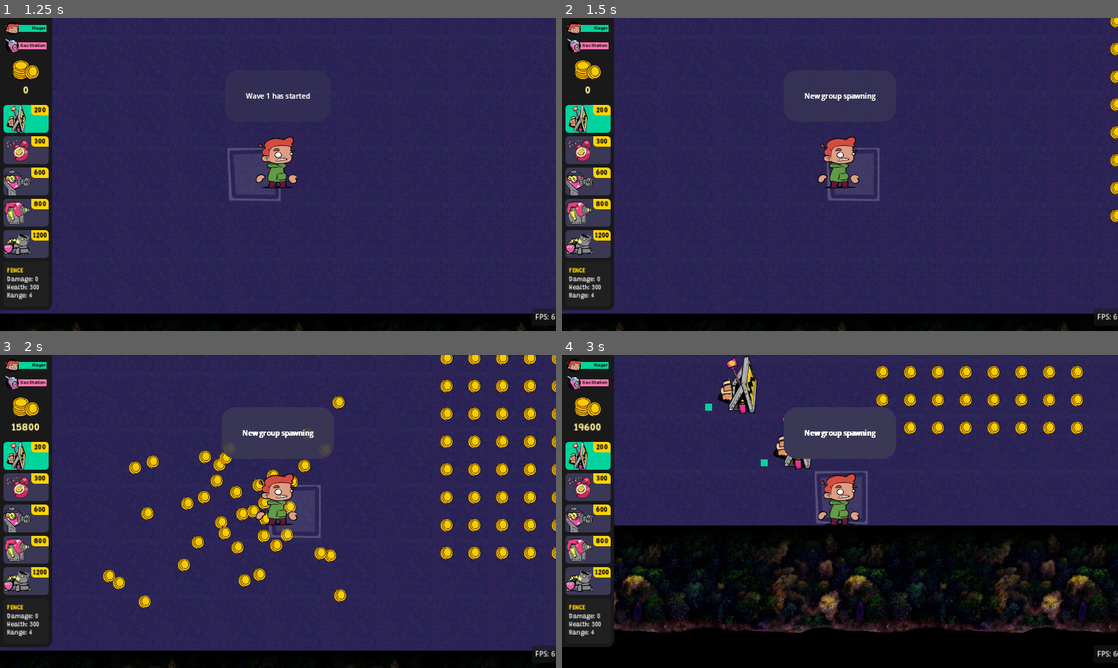
Above: before the commit, frames 1-4 (two rows, left to right).
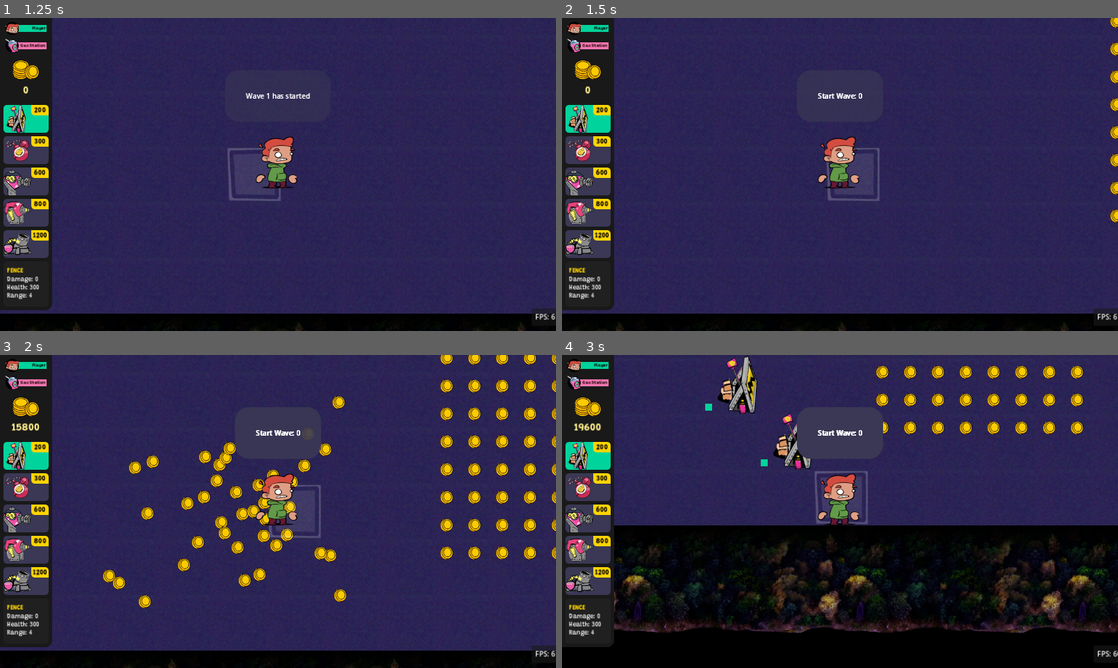
Above: after the commit, the same moments.

Repository: Slushie-Defense/Slushie
Game: Godot game, scene res://UserInterface/SplashScreen/SplashScreen.tscn
The game is run twice, just before and just after one commit, with the same random seed, the same clock (stepped at 60 frames per second) and the same inputs. Sound files missing from this copy of the repository are replaced by a short silence.
Inputs:
- Up to frame 1 (1.25 s): click "Start" at 0.5 s
- Up to frame 2 (1.5 s): tap Enter (StartButton) at 1.25 s; hold Right (RightButton) from 1.28 s (still down); hold Shift (ActionButton) from 1.28 s (still down)
- Up to frame 3 (2 s): keep holding Right (RightButton); keep holding Shift (ActionButton); tap Enter (StartButton) at 1.55 s
- Up to frame 4 (3 s): release Right (RightButton) at 2.03 s; release Shift (ActionButton) at 2.03 s; hold Down (DownButton) 2.03-2.78 s; tap Enter (StartButton) at 2.1 s; tap Shift (ActionButton) at 2.3 s; hold Right (RightButton) from 2.78 s (still down); hold Shift (ActionButton) from 2.78 s (still down)

Frame 1 is identical in both runs. In frame 2, 0.2% of the frame differs, in the area x 43-57%, y 23-27%; in frame 3, 0.3%; in frame 4, 0.5%, in the area x 39-60%, y 16-34%.

Commit message:
Working on the wave manager

Diff:
--- a/Entities/Managers/WaveManager/EnemySpawnInfo.gd
+++ b/Entities/Managers/WaveManager/EnemySpawnInfo.gd
@@ -1,12 +1,21 @@
 class_name EnemySpawnInfo
 extends Resource
 
-@export var enemies: Array[PackedScene]
+# Spawn types
+enum spawn_type { SIMULTANEOUS_ALL, CONSECUTIVE_ALL, CONSECUTIVE_ONE }
+# SIMULATANEOUS_ALL - Spawn at all open portals simultaneously
+# CONSECUTIVE_ALL - Spawn at any open portal one at a time
+# CONSECUTIVE_ONE - Spawn at one open portal one at a time
 
-@export var portals: PackedStringArray = ["TopPortal", "MiddleTopPortal", "MiddlePortal", "MiddleBottomPortal", "BottomPortal"]
-# the number of enemies to spawn at once, in a group
-@export var number_to_spawn_at_once : int
-# the time between each enemy spawn
-@export var total_time: float
-# number of groups to spawn
-@export var number_to_spawn: int
+@export var basic : int = 0
+@export var grunt : int = 0
+@export var spitter : int = 0
+@export var tank : int = 0
+@export var floater : int = 0
+
+# Delay before the group spawns
+@export var group_delay_time : float = 0.5
+# Delay between spawns
+@export var spawn_delay_time : float = 0.5
+# Spawn one at a time
+@export var spawn_method = spawn_type.CONSECUTIVE_ALL
--- a/Entities/Managers/WaveManager/GameStateManager.gd
+++ /dev/null
@@ -1,64 +0,0 @@
-extends Node2D
-
-@export var current_wave_manager : WaveManager = null
-
-#@export var pauseable_node : Node2D = null
-
-enum GameState { PAUSED, PREP, WAVE, GAMEOVER }
-
-var current_state = null
-var previous_state = null
-
-func _ready():
-	transition_to_state(GameState.PREP)
-	#WaveManager is a node that is a child of this node
-	#current_wave_manager = get_node("WaveManager") as WaveManager
-
-func transition_to_state(state: GameState):
-	previous_state = current_state
-	current_state = state
-	match state:
-		GameState.PAUSED:
-			pause_game()
-		GameState.PREP:
-			prep_state()
-		GameState.WAVE:
-			start_wave()
-		GameState.GAMEOVER:
-			game_over_state()
-
-func pause_game():
-	get_tree().paused = true
-
-func unpause_game():
-	get_tree().paused = false
-	transition_to_state(previous_state)
-
-func prep_state():
-	# Code for initializing prep state goes here
-	pass
-
-func start_wave():
-	# Code for starting a wave goes here
-	current_wave_manager.spawn_next_wave()
-
-func game_over_state():
-	# Code for game over state goes here
-	pass
-
-func _process(delta):
-	match current_state:
-		GameState.PAUSED:
-			pass
-		GameState.PREP:
-			if Input.is_action_just_pressed("StartButton"):
-				transition_to_state(GameState.WAVE)
-		GameState.WAVE:
-			#Here you would have your logic to check for wave completion or player death to transition to PREP or GAMEOVER respectively
-			if current_wave_manager.check_wave_complete(): # Placeholder for your wave completion condition
-				transition_to_state(GameState.PREP)
-			#elif current_wave_manager.is_player_dead(): # Placeholder for your game over condition
-			#    transition_to_state(GameState.GAMEOVER)
-		GameState.GAMEOVER:
-			pass
-		# vibes
--- a/Entities/Managers/WaveManager/Portal.gd
+++ b/Entities/Managers/WaveManager/Portal.gd
@@ -1,12 +1,4 @@
-# • A wave can only spawn from a single spawn point
-# • Waves occur in serial for a given wave manager
-	# cm - yes, it for loops through all the waves, once one is done it moves to the next.
-#     ◦ Contrary to expectation, I thought we'd be able to spawn a wave amongst various portals for some lane variety.
-		# cm to create portal class / object that can be used to spawn enemies
-#     ◦ Perhaps I"m just missing something, is there a way to at least have two EnemySpawnInfo groups spawning in parallel for one wave?
-# • We're tracking enemy count as they spawn. This is used to do a completion check once waves are complete
-#     ◦ My assumption was that we will have a rest time in between waves. If we make it so the rest cannot occur until all enemies are dead, we may not necessarily need to store enemy array data, which would rely on some other signal/otherwise to remove them from said array (didn't check how this is working). But either way, it is likely more simplie + optimized to poll every x seconds for 0 instances of enemy.
-# • Wave complete check only happens after spawning is done.
-#     ◦ Minor nitpick, I would've expected us to not bother calling the check until after the fact, versus checking it within function. A bit of messy variable scope management/coupling.
 class_name Portal
 extends Node2D
+
+var open_state : bool = false
--- a/Entities/Managers/WaveManager/Wave.gd
+++ b/Entities/Managers/WaveManager/Wave.gd
@@ -1,6 +1,12 @@
 class_name Wave
 extends Resource
 
-@export var name: String
-@export var description: String
-@export var enemies: Array[EnemySpawnInfo] #Array of EnemySpawnInfo Resources
+@export_group("Active Portals")
+@export var top_portal : bool = false
+@export var middle_top_portal : bool = false
+@export var middle_portal : bool = false
+@export var middle_bottom_portal : bool = false
+@export var bottom_portal : bool = false
+
+@export_group("Enemy Groups")
+@export var enemy_group_list : Array[EnemySpawnInfo] #Array of EnemySpawnInfo Resources
--- a/Entities/Managers/WaveManager/WaveManager.gd
+++ b/Entities/Managers/WaveManager/WaveManager.gd
@@ -1,4 +1,3 @@
-class_name WaveManager
 extends Node2D
 
 # array of waves
@@ -6,18 +5,33 @@
 # each enemy has a type, position, and time to spawn
 @export var waves: Array[Wave]
 
-var spawning = false
+# Delay between each group
+@onready var enemy_group_timer : Timer = $EnemyGroupTimer
+# Delay between each enemy
+@onready var enemy_spawn_timer : Timer = $EnemySpawnTimer
+
+# Waves
+var current_wave
+var current_wave_index : int = 0
+var current_wave_total_group_count : int = 0
+
+# Groups
+var current_group
+var current_group_index : int = 0
+
+# Active portals
+var active_portals_list : Array = []
+
+# Start the Wave
+func _input(event):
+	if event.is_action_pressed("StartButton"):
+		_spawn_wave(current_wave_index)
 
 # since the spawned enemies will be childed to the object, we can use get_child_count to check the status of the enemies in the wave
 func check_wave_complete():
-	if (spawning):
-		return false
 	if (get_child_count() == 0):
 		Main.emit_signal("signal_wave_event", "Wave complete!")
-		current_wave_index+=1
-		return true
-	else:
-		return false
+		current_wave_index += 1
 
 # gets the enemy scene from the enemy type, instantiates it, and childs it to $WaveManager
 func _add_enemy(enemy_info : EnemySpawnInfo):
@@ -37,29 +51,21 @@
 
 	var enemy_position = Vector2.ZERO
 
-	# Find portals through strings
-	var portal_list : Array = []
-	for portal_name in enemy_info.portals:
-		for child in get_tree().current_scene.get_children():
-			if child.name == portal_name:
-				portal_list.push_back(child)
 
-
-	if (portal_list.size() == 0):
+	if (active_portals_list.size() == 0):
 		print("no portals to spawn at")
 		return
 	# if the portals array size is 1, spawn at that position
-	if (portal_list.size() == 1):
-		enemy_position = portal_list[0].position
+	if (active_portals_list.size() == 1):
+		enemy_position = active_portals_list[0].position
 	else:
 	# if the portals array size is greater than 1, spawn at a random position on the portals from the array
 		var random_index = randi() % enemy_info.portals.size()
-		enemy_position = portal_list[random_index].position
+		enemy_position = active_portals_list[random_index].position
 
 	# add variance to the position
 	enemy_position.x += randi() % 100 - 50
 
-	#print("spawning "+ enemy_info.type + "at " + str(enemy_instance.position))
 	add_child(enemy_instance)
 	enemy_instance.global_position = enemy_position
 
@@ -71,17 +77,53 @@
 
 
 # spawns a wave, which syncronously loops through the groups
-func spawn_wave(wave_number: int):
-	spawning = true
-	var current_wave = waves[wave_number]
-	Main.emit_signal("signal_wave_event", str(current_wave.name) + ": new wave spawning")
+func _spawn_wave(wave_number: int):
+	# Message that he wave is starting
+	Main.emit_signal("signal_wave_event", "Start Wave: " + str(wave_number))
+	# Exit if there are no waves
+	if not waves.size() > 0:
+		print("No Waves Added")
+		return
+	# Get the current wave
+	current_wave = waves[wave_number]
+	# Number of Groups inside the wave
+	current_wave_total_group_count = current_wave.enemy_group_list.size()
 
-	# spawn the groups sequentially
-	for enemy_info in current_wave.enemies:
-		await _spawn_group(enemy_info)
+	# Get the active portals of this wave
+	active_portals_list = [] # Clear current active portals
+	# Find all the porals in the level
+	for child in get_tree().current_scene.get_children():
+		# "TopPortal", "MiddleTopPortal", "MiddlePortal", "MiddleBottomPortal", "BottomPortal"
+		match child.name:
+			"TopPortal":
+				if current_wave.top_portal:
+					active_portals_list.push_back(child)
+			"MiddleTopPortal":
+				if current_wave.middle_top_portal:
+					active_portals_list.push_back(child)
+			"MiddlePortal":
+				if current_wave.middle_portal:
+					active_portals_list.push_back(child)
+			"MiddleBottomPortal":
+				if current_wave.middle_bottom_portal:
+					active_portals_list.push_back(child)
+			"BottomPortal":
+				if current_wave.bottom_portal:
+					active_portals_list.push_back(child)
+
+	print("Print number of active portals: " + str(active_portals_list.size()))
+	print("Active portals: " + str(active_portals_list))
+
+	# Get the first group
+	if current_wave_total_group_count > 0:
+		# Find the current wave
+		current_group_index = 0
+		current_group = current_wave.enemy_group_list[current_group_index]
+		# Start spawning with a delay before each group
+		enemy_group_timer.wait_time = current_group.group_delay_time # Delay between groups. Universal
+		enemy_group_timer.start() # On time_out the enemies will start spawning
+	# Update the wave count
 	wave_number += 1
-	spawning = false
-	Main.emit_signal("signal_wave_event", str(current_wave.name) + ": wave completed spawning")
 
 # spawns a group of enemies within a wave
 func _spawn_group(enemy_info: EnemySpawnInfo):
@@ -90,11 +132,12 @@
 		await _spawn_enemy(enemy_info)
 	Main.emit_signal("signal_wave_event",  "Spawned all enemies in this group")
 
-var current_wave_index = 0
-# Called when the node enters the scene tree for the first time.
-func spawn_next_wave():
-	spawn_wave(current_wave_index)
 
-func _process(delta):
-	if (spawning):
-		return
+func _on_enemy_group_timer_timeout():
+	print("Spawned group!")
+	#_spawn_group(current_group)
+		# Find portals through strings
+
+
+func _on_enemy_spawn_timer_timeout():
+	pass # Replace with function body.
--- /dev/null
+++ b/Entities/Managers/WaveManager/WaveManager.tscn
@@ -0,0 +1,28 @@
+[gd_scene load_steps=4 format=3 uid="uid://d1iguupefij64"]
+
+[ext_resource type="Script" path="res://Entities/Managers/WaveManager/WaveManager.gd" id="1_nnul2"]
+[ext_resource type="Script" path="res://Entities/Managers/WaveManager/Wave.gd" id="2_0op2a"]
+
+[sub_resource type="Resource" id="Resource_qday3"]
+script = ExtResource("2_0op2a")
+top_portal = false
+middle_top_portal = false
+middle_portal = false
+middle_bottom_portal = false
+bottom_portal = false
+enemy_group_list = Array[Resource("res://Entities/Managers/WaveManager/EnemySpawnInfo.gd")]([])
+
+[node name="WaveManager" type="Node2D"]
+script = ExtResource("1_nnul2")
+waves = Array[ExtResource("2_0op2a")]([SubResource("Resource_qday3")])
+
+[node name="EnemyGroupTimer" type="Timer" parent="."]
+wait_time = 0.5
+one_shot = true
+
+[node name="EnemySpawnTimer" type="Timer" parent="."]
+wait_time = 0.5
+one_shot = true
+
+[connection signal="timeout" from="EnemyGroupTimer" to="." method="_on_enemy_group_timer_timeout"]
+[connection signal="timeout" from="EnemySpawnTimer" to="." method="_on_enemy_spawn_timer_timeout"]
--- a/Entities/Managers/WaveManager/wave1.tres
+++ b/Entities/Managers/WaveManager/wave1.tres
@@ -11,7 +11,19 @@
 [sub_resource type="Resource" id="Resource_2nsys"]
 script = ExtResource("6_r78fw")
 enemies = Array[PackedScene]([ExtResource("1_180s6"), ExtResource("2_lof47"), ExtResource("3_jmjro"), ExtResource("4_lafyo"), ExtResource("5_pnp8o")])
+basic = 0
+grunt = 0
+spitter = 0
+tank = 0
+floater = 0
+top_portal = false
+middle_top_portal = false
+middle_portal = false
+middle_bottom_portal = false
+bottom_portal = false
 portals = ["TopPortal", "MiddleTopPortal", "MiddlePortal", "MiddleBottomPortal", "BottomPortal"]
+time_between_spawns = 0.5
+consecutive_spawn = true
 number_to_spawn_at_once = 5
 total_time = 3.0
 number_to_spawn = 5
--- a/Levels/Level1.tscn
+++ b/Levels/Level1.tscn
@@ -1,52 +1,45 @@
-[gd_scene load_steps=23 format=3 uid="uid://chejjmfnqqb3"]
+[gd_scene load_steps=16 format=3 uid="uid://chejjmfnqqb3"]
 
 [ext_resource type="PackedScene" uid="uid://d05a21782kpoa" path="res://Entities/Camera/Camera.tscn" id="1_0xhkv"]
 [ext_resource type="PackedScene" uid="uid://bj2450c708xsx" path="res://Entities/Player/Player.tscn" id="1_46qfd"]
 [ext_resource type="PackedScene" uid="uid://d1vyrdmd23lcq" path="res://Entities/Managers/WaveManager/Portal.tscn" id="1_76lsd"]
-[ext_resource type="Script" path="res://Entities/Managers/WaveManager/GameStateManager.gd" id="1_g46yp"]
+[ext_resource type="PackedScene" uid="uid://d1iguupefij64" path="res://Entities/Managers/WaveManager/WaveManager.tscn" id="1_cqx0q"]
 [ext_resource type="PackedScene" uid="uid://bb541y6133q8o" path="res://Entities/Environment/GroundTexture.tscn" id="1_xivym"]
-[ext_resource type="Resource" uid="uid://3o3kl4h5i58i" path="res://Entities/Managers/WaveManager/wave1.tres" id="2_ed4oo"]
+[ext_resource type="Script" path="res://Entities/Managers/WaveManager/EnemySpawnInfo.gd" id="2_cngtf"]
+[ext_resource type="Script" path="res://Entities/Managers/WaveManager/Wave.gd" id="2_lo4u0"]
 [ext_resource type="Script" path="res://Entities/Managers/WaveManager/Portal.gd" id="2_mqamu"]
-[ext_resource type="PackedScene" uid="uid://dxpdjmjglwb4d" path="res://Entities/Enemy/Floater.tscn" id="3_6csi5"]
-[ext_resource type="PackedScene" uid="uid://d2odr3jayaich" path="res://Entities/Enemy/Grunt.tscn" id="3_uc7a1"]
-[ext_resource type="PackedScene" uid="uid://c3x54e2gv7dlp" path="res://Entities/Enemy/Tank.tscn" id="4_1ctor"]
 [ext_resource type="Script" path="res://Utilities/VisiblePolygon2DColliders.gd" id="4_4bbal"]
-[ext_resource type="PackedScene" uid="uid://digh6puar70w0" path="res://Entities/Enemy/Enemy.tscn" id="4_e3ocv"]
-[ext_resource type="PackedScene" uid="uid://booay86i8n3px" path="res://Entities/Enemy/Spitter.tscn" id="4_jacdv"]
 [ext_resource type="PackedScene" uid="uid://thui7p52g4o6" path="res://Entities/GasStation/GasStation.tscn" id="5_0xu7d"]
-[ext_resource type="Script" path="res://Entities/Managers/WaveManager/WaveManager.gd" id="7_d2dej"]
 [ext_resource type="PackedScene" uid="uid://umxdc1nk56g1" path="res://Entities/Environment/TreesTexture.tscn" id="7_jvtud"]
-[ext_resource type="Script" path="res://Entities/Managers/WaveManager/EnemySpawnInfo.gd" id="8_qjyoi"]
-[ext_resource type="Script" path="res://Entities/Managers/WaveManager/Wave.gd" id="9_cbk5y"]
 [ext_resource type="PackedScene" uid="uid://m85u2pije2ka" path="res://Entities/Coin/CoinSpawner.tscn" id="11_cched"]
 
-[sub_resource type="Resource" id="Resource_2nsys"]
-script = ExtResource("8_qjyoi")
-enemies = Array[PackedScene]([ExtResource("4_e3ocv"), ExtResource("3_6csi5"), ExtResource("3_uc7a1"), ExtResource("4_jacdv"), ExtResource("4_1ctor")])
-portals = ["TopPortal", "MiddleTopPortal", "MiddlePortal", "MiddleBottomPortal", "BottomPortal"]
-number_to_spawn_at_once = 5
-total_time = 2.0
-number_to_spawn = 5
+[sub_resource type="Resource" id="Resource_ijmf1"]
+script = ExtResource("2_cngtf")
+basic = 0
+grunt = 0
+spitter = 0
+tank = 0
+floater = 0
+group_delay_time = 0.5
+spawn_delay_time = 0.5
+spawn_method = 1
 
-[sub_resource type="Resource" id="Resource_kjten"]
-script = ExtResource("9_cbk5y")
-name = "Wave 2"
-description = "The description"
-enemies = Array[ExtResource("8_qjyoi")]([SubResource("Resource_2nsys")])
+[sub_resource type="Resource" id="Resource_iflx8"]
+script = ExtResource("2_lo4u0")
+top_portal = false
+middle_top_portal = false
+middle_portal = false
+middle_bottom_portal = false
+bottom_portal = false
+enemy_group_list = Array[ExtResource("2_cngtf")]([SubResource("Resource_ijmf1")])
 
 [sub_resource type="RectangleShape2D" id="RectangleShape2D_y2vj4"]
 size = Vector2(96, 1024)
 
 [node name="Level1" type="Node2D"]
 
-[node name="WaveManager" type="Node2D" parent="."]
-script = ExtResource("7_d2dej")
-waves = Array[ExtResource("9_cbk5y")]([ExtResource("2_ed4oo"), SubResource("Resource_kjten")])
-
-[node name="GameStateManager" type="Node2D" parent="." node_paths=PackedStringArray("current_wave_manager")]
-process_mode = 3
-script = ExtResource("1_g46yp")
-current_wave_manager = NodePath("../WaveManager")
+[node name="WaveManager" parent="." instance=ExtResource("1_cqx0q")]
+waves = Array[ExtResource("2_lo4u0")]([SubResource("Resource_iflx8")])
 
 [node name="GroundTexture" parent="." instance=ExtResource("1_xivym")]
 offset_right = 0.0
